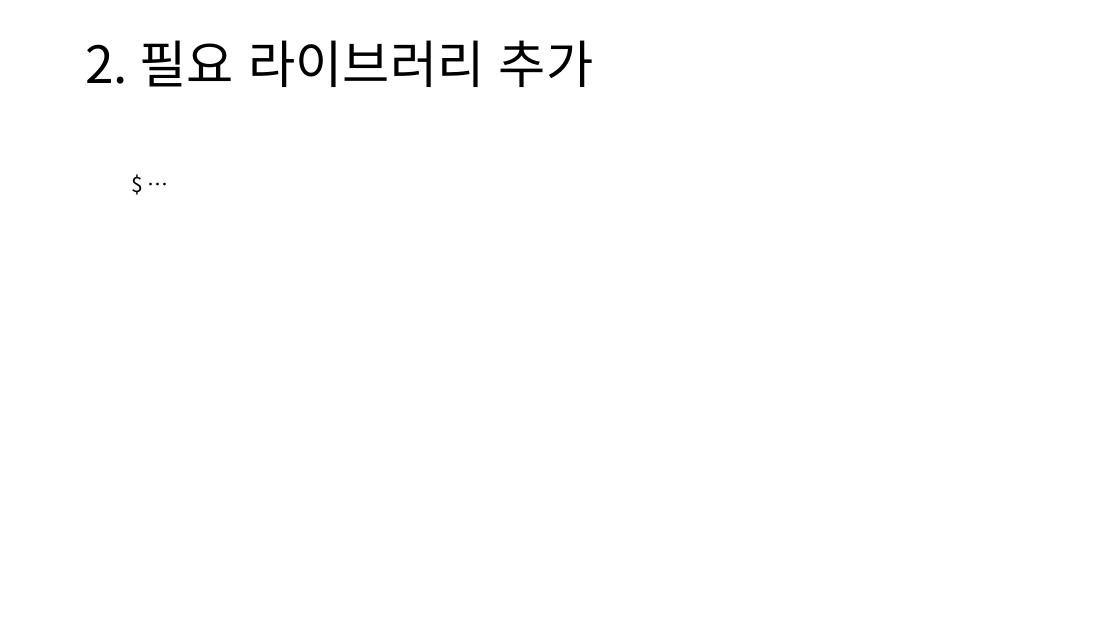
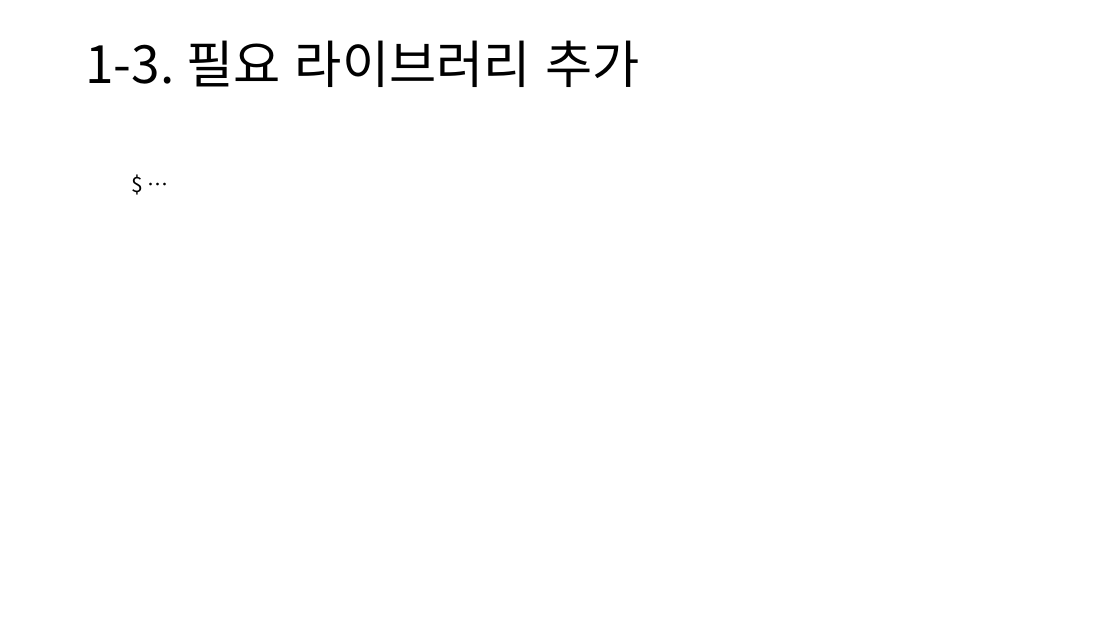
Before and after one commit to Humax-tut/jjsong2, a slide deck: slide 9 of React_Study.pptx. Drawn at 1120x630 pixels with LibreOffice and Linux fonts; fonts in the diff are those of the drawing. Boxes give left, top, right and bottom in pixels: in the first picture for what was removed or moved away, otherwise in the second. Text is boxed around its words. In the diff, an @@ line names an element or a change of style, - is before the commit and + after.

```diff
--- a/React_Study.pptx
+++ b/React_Study.pptx
@@ title at box(85, 40, 639, 87): text changed @@
-2. 필요 라이브러리 추가
+1-3. 필요 라이브러리 추가
```
Also in this commit, not shown: 3 other slides changed, 2 slides added, 1 slide removed.
